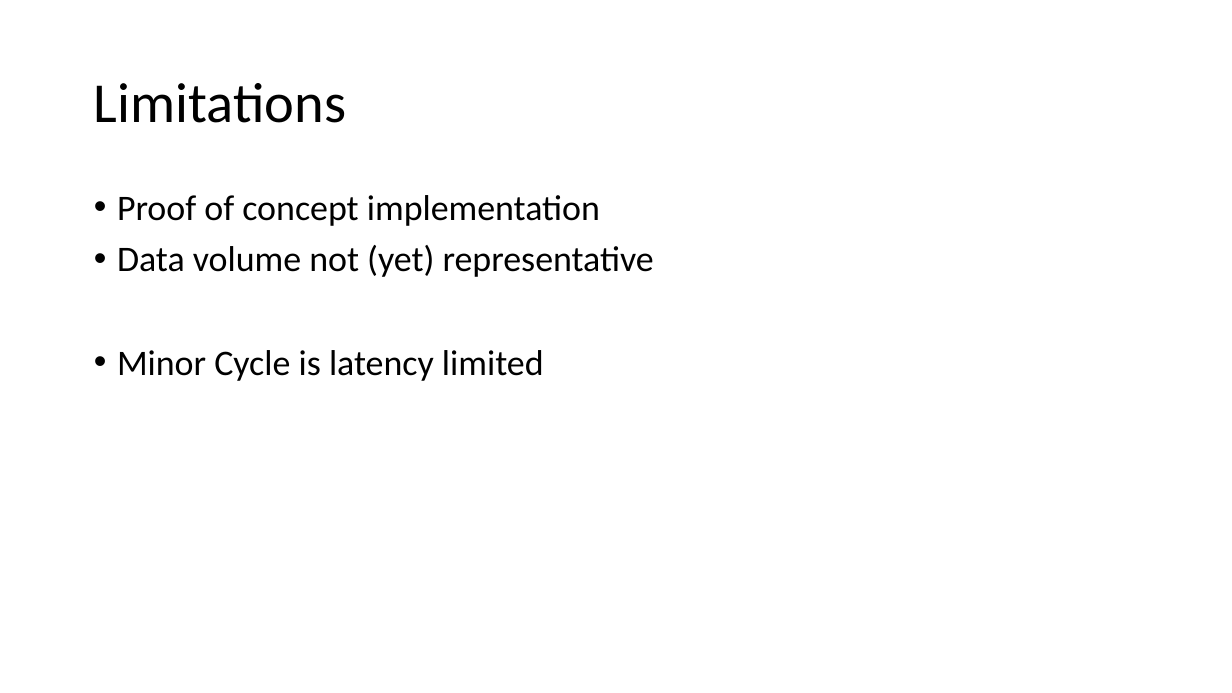
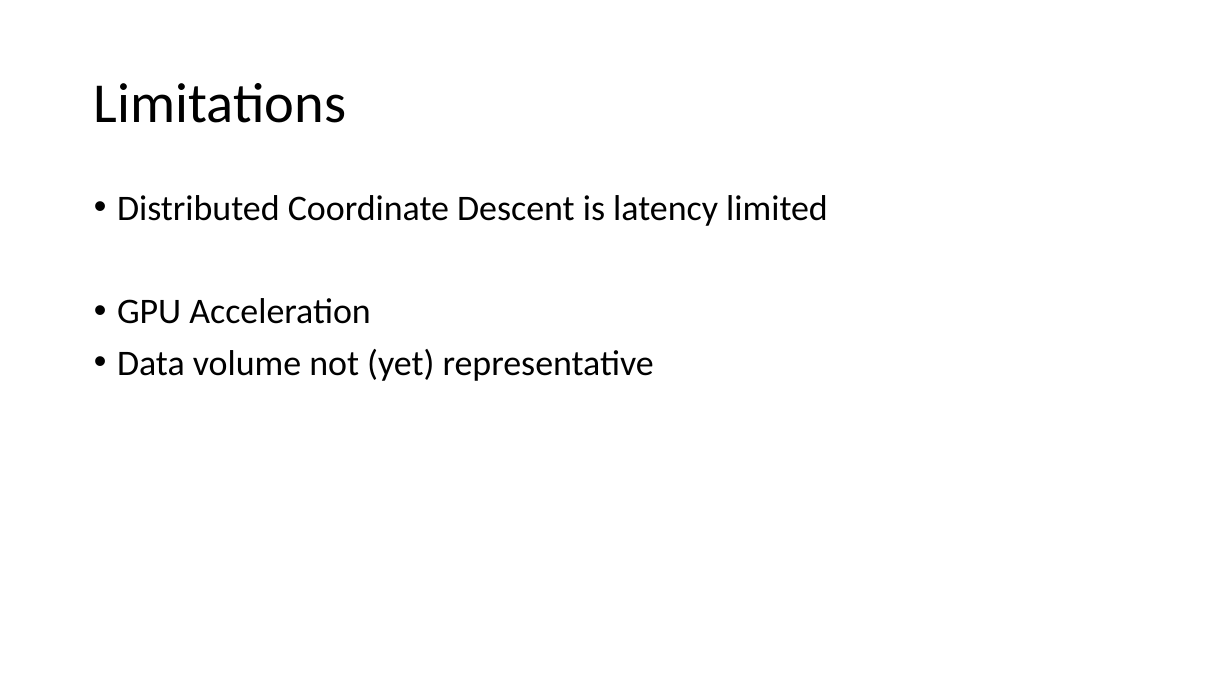
Before and after one commit to lord-blueberry/p9-doc, a slide deck: slide 15 of SKA-Days/Towards Distributed Image Reconstruction.pptx (slide 18 before the commit). Drawn at 1232x693 pixels with LibreOffice and Linux fonts; fonts in the diff are those of the drawing. Boxes give left, top, right and bottom in pixels: in the first picture for what was removed or moved away, otherwise in the second. Text is boxed around its words. In the diff, an @@ line names an element or a change of style, - is before the commit and + after.

Commit message:
rewriting the major/minor cycle explanation

```diff
--- a/SKA-Days/Towards Distributed Image Reconstruction.pptx
+++ b/SKA-Days/Towards Distributed Image Reconstruction.pptx
@@ text at (x1=117, y1=195, x2=828, y2=324): text changed @@
-• Proof of concept implementation
+• Distributed Coordinate Descent is latency limited
+• GPU Acceleration
@@ text at (x1=117, y1=350, x2=544, y2=381): paragraph removed @@
-• Minor Cycle is latency limited
```
Also in this commit, not shown: 8 other slides changed, 1 slide added, 6 slides removed, 4 other files.
